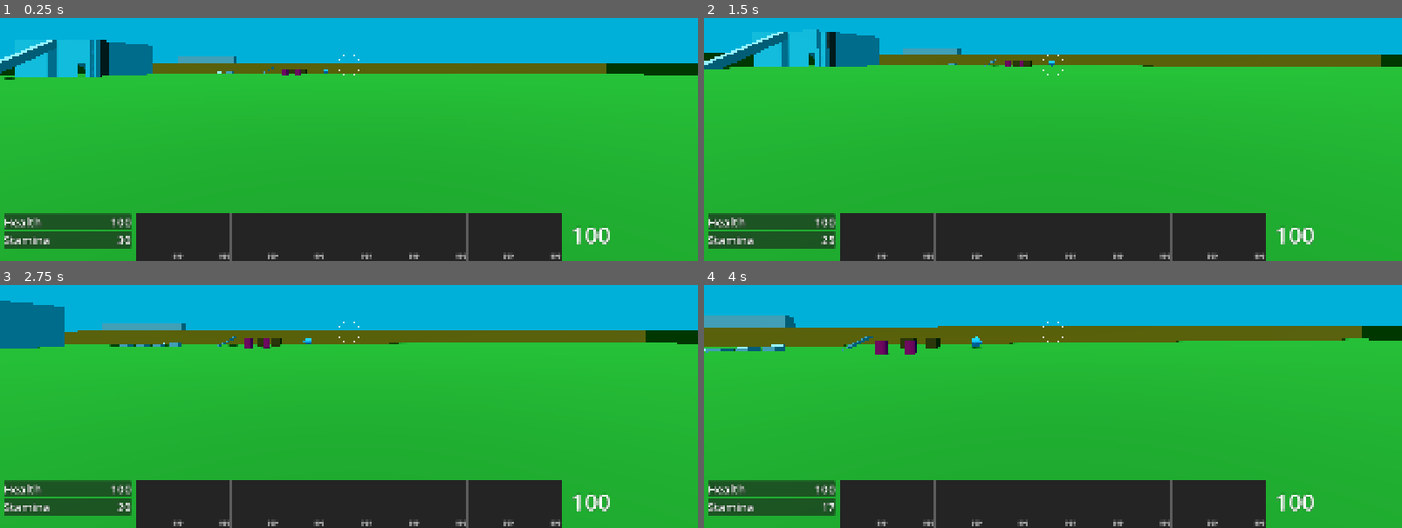
Above: before the commit, frames 1-4 (two rows, left to right).
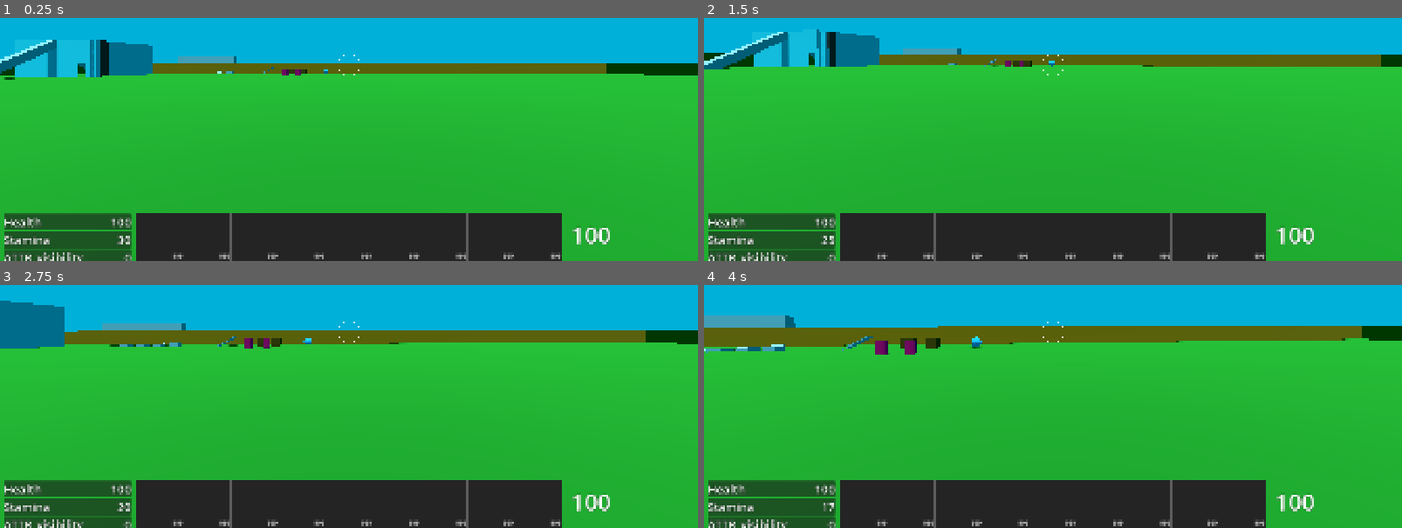
Above: after the commit, the same moments.

Repository: janisl/rpg-core
Game: Godot game, scene res://levels/test.tscn
Two runs of this game, one before a commit and one after it. Both use one fixed random seed, a clock stepped at 60 frames per second and the inputs below.
Inputs (mouse positions are in pixels of both pictures, inside the frame that each line leads up to):
- Up to frame 1 (0.25 s): no input
- Up to frame 2 (1.5 s): tap Enter at 0.5 s; move the mouse to (1087, 64) at 0.52 s; hold Shift (crouch) 0.53-1.28 s; hold W (forward) from 0.53 s (still down); tap Space (jump) at 0.77 s; move the mouse to (1018, 66) at 1.27 s; tap T (cycle_ammo) at 1.35 s
- Up to frame 3 (2.75 s): keep holding W (forward); tap Space (jump) at 1.52 s; move the mouse to (362, 326) at 2.02 s; hold E (interact) from 2.03 s (still down)
- Up to frame 4 (4 s): keep holding W (forward); move the mouse to (1046, 338) at 2.77 s; release E (interact) at 2.78 s; click (1046, 338) at 2.85 s; tap Space (jump) at 3.02, 3.77 s; move the mouse to (1101, 336) at 3.52 s; hold Ctrl (sprint) from 3.53 s (still down)

The runs differ from the first frame. In frame 1, 0.9% of the frame differs, in the area x 0-19%, y 94-100%; in frame 2, 0.9%; in frame 3, 0.9%; in frame 4, 0.9%.

Commit message:
Visibility attribute.

Diff:
--- a/actors/player/player.gd
+++ b/actors/player/player.gd
@@ -43,7 +43,8 @@
 
 var player_attributes: Dictionary[String, BaseAttribute]
 var health_attribute: HealthAttribute
-var stamina_attribute : StaminaAttribute
+var stamina_attribute: StaminaAttribute
+var visibility_attribute: BaseAttribute
 
 @onready var ground_movement: PlayerGroundMovementHandler = $MovementHandlers/GroundMovement
 
@@ -61,6 +62,7 @@
 
 	health_attribute = player_attributes.get("health")
 	stamina_attribute = player_attributes.get("stamina")
+	visibility_attribute = player_attributes.get("visibility")
 
 	EventBus.player_spawned.emit(self)
 
--- a/actors/player/player.tscn
+++ b/actors/player/player.tscn
@@ -18,6 +18,7 @@
 [ext_resource type="Script" uid="uid://dte1dx7wmo5ca" path="res://actors/player/player_airborne_movement_handler.gd" id="21_ctwkf"]
 [ext_resource type="Script" uid="uid://v3eyncouit2i" path="res://actors/player/player_swimming_movement_handler.gd" id="23_lj3dd"]
 [ext_resource type="Script" uid="uid://cqmmur7bbutym" path="res://actors/player/player_ladder_movement_handler.gd" id="25_yeioo"]
+[ext_resource type="PackedScene" uid="uid://wtf1fqndii2p" path="res://systems/attributes/visibility_attribute.tscn" id="27_s7w8x"]
 [ext_resource type="Script" uid="uid://le5w1cm0ul8p" path="res://addons/godot_state_charts/expression_guard.gd" id="30_j5me0"]
 [ext_resource type="Script" uid="uid://bk8ufns0cjpgj" path="res://systems/inventory/inventory.gd" id="31_4ihbh"]
 [ext_resource type="PackedScene" uid="uid://brg2prx3b1ap8" path="res://systems/attributes/health_attribute.tscn" id="35_qls60"]
@@ -985,6 +986,8 @@
 
 [node name="StaminaAttribute" parent="." unique_id=1020555911 instance=ExtResource("44_a13rm")]
 
+[node name="VisibilityAttribute" parent="." unique_id=2015746694 instance=ExtResource("27_s7w8x")]
+
 [connection signal="ladder_entered" from="." to="MovementHandlers/LadderMovement" method="_on_ladder_entered"]
 [connection signal="ladder_exited" from="." to="MovementHandlers/LadderMovement" method="_on_ladder_exited"]
 [connection signal="state_physics_processing" from="StateChart/Root/Movement" to="MovementHandlers/GroundMovement" method="_on_movement_state_physics_processing"]
--- /dev/null
+++ b/systems/attributes/areas/lightzone_component.gd
@@ -0,0 +1,11 @@
+extends Area3D
+
+
+func _on_body_entered(body: Node3D) -> void:
+	if body.is_in_group("player") :
+		body.increase_attribute("visibility", 1, BaseAttribute.ValueType.CURRENT)
+
+
+func _on_body_exited(body: Node3D) -> void:
+	if body.is_in_group("player") :
+		body.decrease_attribute("visibility", 1)
--- /dev/null
+++ b/systems/attributes/areas/lightzone_component.tscn
@@ -0,0 +1,19 @@
+[gd_scene format=3 uid="uid://ctr7n0w3hgys7"]
+
+[ext_resource type="Script" uid="uid://cko7ubdrqsfgi" path="res://systems/attributes/areas/lightzone_component.gd" id="1_5d44w"]
+[ext_resource type="Script" uid="uid://dgniyghxxx2sy" path="res://systems/attributes/areas/lightzone_switch_component.gd" id="2_5d44w"]
+
+[sub_resource type="SphereShape3D" id="SphereShape3D_t8ref"]
+radius = 1.5
+
+[node name="LightzoneComponent" type="Area3D" unique_id=880632074]
+script = ExtResource("1_5d44w")
+
+[node name="CollisionShape3D" type="CollisionShape3D" parent="." unique_id=1407484355]
+shape = SubResource("SphereShape3D_t8ref")
+
+[node name="LightzoneSwitchComponent" type="Node" parent="." unique_id=2047517650]
+script = ExtResource("2_5d44w")
+
+[connection signal="body_entered" from="." to="." method="_on_body_entered"]
+[connection signal="body_exited" from="." to="." method="_on_body_exited"]
--- /dev/null
+++ b/systems/attributes/areas/lightzone_switch_component.gd
@@ -0,0 +1,9 @@
+extends Node
+
+@export var switchable: bool = true
+
+func _on_switched(is_on: bool) -> void:
+	if switchable:
+		var lightzone: Area3D = get_parent()
+		if lightzone:
+			lightzone.set_monitoring(is_on)
--- /dev/null
+++ b/systems/attributes/visibility_attribute.gd
@@ -0,0 +1,2 @@
+class_name VisibilityAttribute
+extends BaseAttribute
--- /dev/null
+++ b/systems/attributes/visibility_attribute.tscn
@@ -0,0 +1,9 @@
+[gd_scene format=3 uid="uid://wtf1fqndii2p"]
+
+[ext_resource type="Script" uid="uid://djib7uowdt6f2" path="res://systems/attributes/visibility_attribute.gd" id="1_yrrgw"]
+
+[node name="VisibilityAttribute" type="Node" unique_id=2015746694]
+script = ExtResource("1_yrrgw")
+attribute_name = "visibility"
+display_name = "ATTR_visibility"
+max_value = 5.0
--- a/systems/npcs/detection/sight_detection.gd
+++ b/systems/npcs/detection/sight_detection.gd
@@ -1,9 +1,14 @@
 class_name SightDetection
 extends Node3D
 
+@export_group("References")
 @export var detection_area: Area3D
 @export var npc: Npc
 
+@export_group("Suspicion Build-Up")
+@export_range(0, 100) var minimum_visibility := 0
+
+@export_group("Debug")
 @export var show_detection_line: bool = false
 
 var _nodes_inside_detection_area: Array[Node3D] = []
@@ -64,4 +69,7 @@
 	ref_to_player = player
 	if show_detection_line:
 		DevTools.debug_line.draw_3d_line(npc.head.global_position, player.global_position, Color(1,0,0), 0.1)
-	return true
+	if ref_to_player.visibility_attribute:
+		return ref_to_player.visibility_attribute.value >= minimum_visibility
+	else:
+		return true
